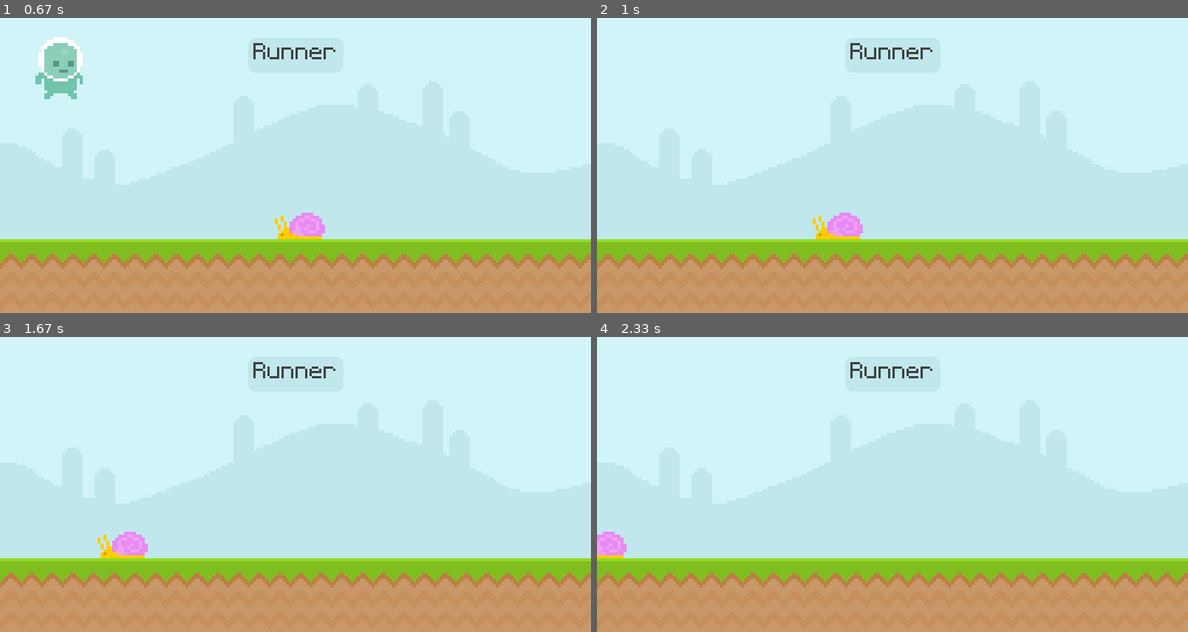
Above: before the commit, frames 1-4 (two rows, left to right).
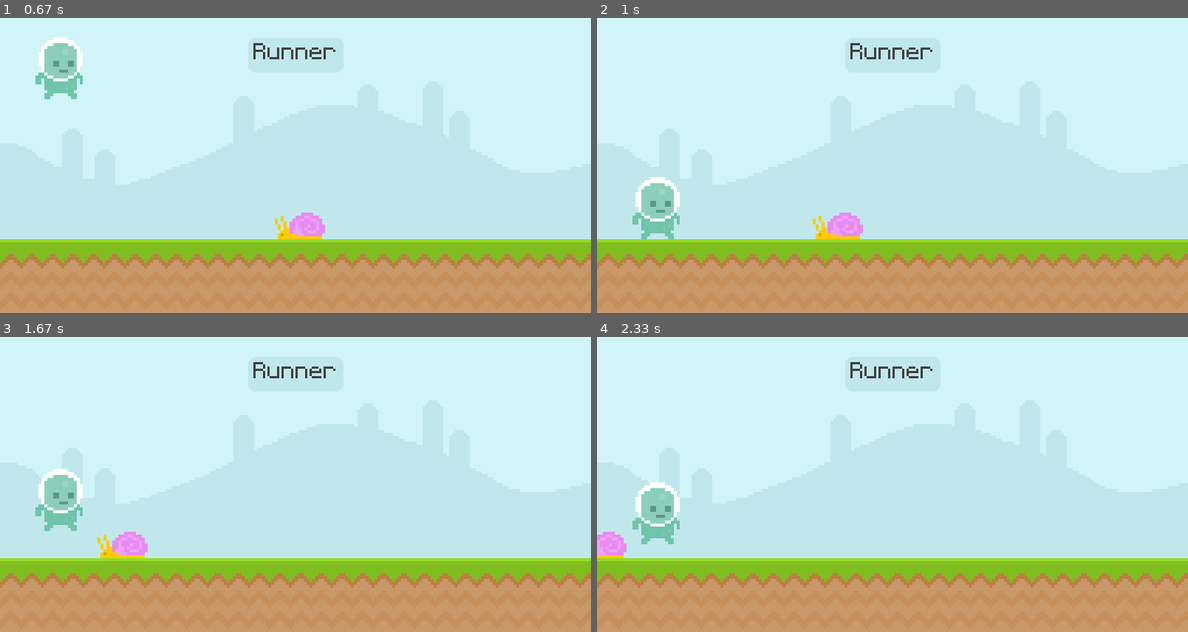
Above: after the commit, the same moments.

Repository: atrox3d/ultimate-introduction-to-pygame
Game: pygame game, started from main.py
The game is run twice, just before and just after one commit, with the same random seed, the same clock (stepped at 60 frames per second) and the same inputs.
Inputs (mouse positions are in pixels of both pictures, inside the frame that each line leads up to):
- Up to frame 1 (0.67 s): tap Space at 0.33 s
- Up to frame 2 (1 s): click (656, 71) at 0.72 s
- Up to frame 3 (1.67 s): click (59, 525) at 1.05 s; tap Space at 1.4 s
- Up to frame 4 (2.33 s): tap Space at 1.7, 2.23 s

Frame 1 is identical in both runs. In frame 2, 1.3% of the frame differs, in the area x 6-14%, y 54-75%; in frame 3, 1.3%; in frame 4, 1.3%.

Commit message:
jump only from the floor

Diff:
--- a/main.py
+++ b/main.py
@@ -49,10 +49,10 @@
             pygame.quit()
             exit()                                          # prevent further updates
         elif event.type == pygame.KEYDOWN:                  # check if key is pressed
-            print('key down')
             if event.key == pygame.K_SPACE:                 # if pressed check if space
-                print('jump')
-                player_gravity = -20                        # jump
+                if player_rect.bottom >= 300:
+                    print('jump')
+                    player_gravity = -20                        # jump
             elif event.key == pygame.K_q:                   # if pressed check if q
                 pygame.quit()
                 exit()
@@ -60,8 +60,9 @@
             print('key up')
         elif event.type == pygame.MOUSEBUTTONDOWN:         # check if mouse button is pressed
             if player_rect.collidepoint(event.pos):        # check if mouse collides with player rect
-                print('mouse collision')
-                player_gravity = -20                        # jump
+                if player_rect.bottom == 300:
+                    print('jump')
+                    player_gravity = -20                        # jump
 
     # draw all our elements
 
